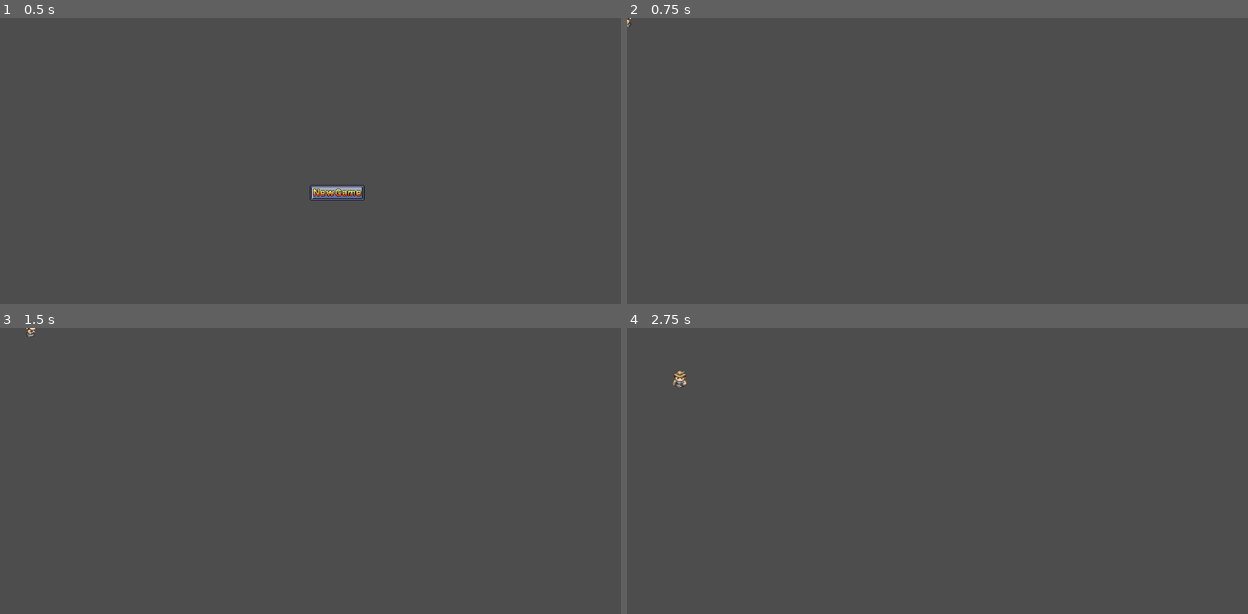
Above: before the commit, frames 1-4 (two rows, left to right).
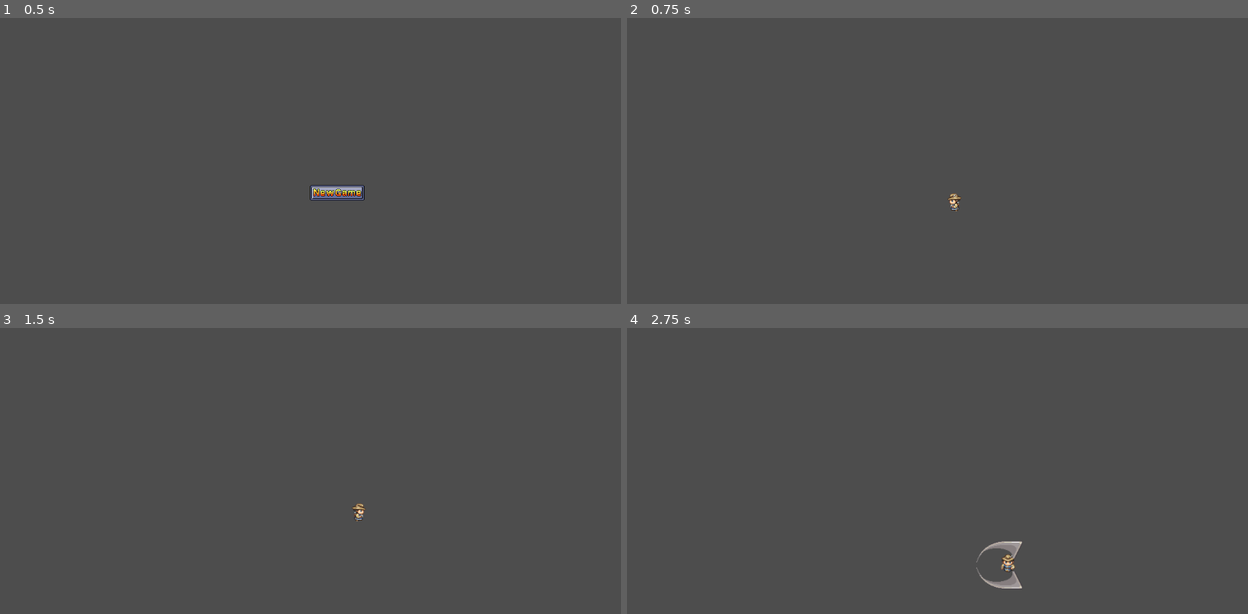
Above: after the commit, the same moments.

Repository: progstuff/firstGameProj
Game: Godot game, scene res://main.tscn
Same seed, same stepped clock (60 frames per second), same inputs: the game is played once before the commit and once after it.
Inputs (mouse positions are in pixels of both pictures, inside the frame that each line leads up to):
- Up to frame 1 (0.5 s): no input
- Up to frame 2 (0.75 s): click (962, 192) at 0.5 s
- Up to frame 3 (1.5 s): tap Enter at 1.25 s; hold D (right) from 1.28 s (still down); tap Space (shift) at 1.35 s
- Up to frame 4 (2.75 s): release D (right) at 2.03 s; hold S (down) from 2.03 s (still down); tap Space (shift) at 2.1 s

Frame 1 is identical in both runs. In frame 2, 0.1% of the frame differs, in the area x 0-54%, y 0-68%; in frame 3, 0.1%; in frame 4, 0.5%, in the area x 7-64%, y 14-92%.

Commit message:
Добавил атаку (без взаимодействия с врагами)

Diff:
--- a/Enemy/EnemyScene.tscn
+++ b/Enemy/EnemyScene.tscn
@@ -20,6 +20,9 @@
 "update": 1,
 "values": [1]
 }
+
+[sub_resource type="Animation" id="Animation_eqdgw"]
+resource_name = "death"
 
 [sub_resource type="Animation" id="Animation_0fnxw"]
 resource_name = "down"
@@ -165,6 +168,7 @@
 [sub_resource type="AnimationLibrary" id="AnimationLibrary_mhg6k"]
 _data = {
 "RESET": SubResource("Animation_rs1fh"),
+"death": SubResource("Animation_eqdgw"),
 "down": SubResource("Animation_0fnxw"),
 "idleDown": SubResource("Animation_q3fd5"),
 "idleLeft": SubResource("Animation_2wjdc"),
--- a/Enemy/EnemyScript.gd
+++ b/Enemy/EnemyScript.gd
@@ -28,3 +28,7 @@
 		anim_state.travel("Idle")
 
 	move_and_slide()
+
+	for i in get_slide_collision_count():
+		var collision = get_slide_collision(i)
+		print("I collided with ", collision.get_collider().name)
--- a/Player/PlayerScene.tscn
+++ b/Player/PlayerScene.tscn
@@ -2,6 +2,7 @@
 
 [ext_resource type="Texture2D" uid="uid://dmsrlwfma52bm" path="res://Player/PlayerSprites.png" id="1_0bqha"]
 [ext_resource type="Script" path="res://Player/PlayerScript.gd" id="1_qpy6h"]
+[ext_resource type="PackedScene" uid="uid://coe1q8ioluayu" path="res://Weapon/Sword/SwordScene.tscn" id="3_sj6u4"]
 
 [sub_resource type="RectangleShape2D" id="RectangleShape2D_u162p"]
 size = Vector2(19, 16)
@@ -162,12 +163,8 @@
 "values": [9, 10, 11]
 }
 
-[sub_resource type="Animation" id="Animation_ripw1"]
-resource_name = "Dash"
-
 [sub_resource type="AnimationLibrary" id="AnimationLibrary_mhg6k"]
 _data = {
-"Dash": SubResource("Animation_ripw1"),
 "RESET": SubResource("Animation_rs1fh"),
 "down": SubResource("Animation_0fnxw"),
 "idleDown": SubResource("Animation_q3fd5"),
@@ -233,7 +230,7 @@
 
 [sub_resource type="AnimationNodeStateMachine" id="AnimationNodeStateMachine_u341m"]
 states/Idle/node = SubResource("AnimationNodeBlendSpace2D_8sjjl")
-states/Idle/position = Vector2(655, 100)
+states/Idle/position = Vector2(727, 100)
 states/Walk/node = SubResource("AnimationNodeBlendSpace2D_s3i8d")
 states/Walk/position = Vector2(515, 100)
 transitions = ["Start", "Walk", SubResource("AnimationNodeStateMachineTransition_5dk6k"), "Walk", "Idle", SubResource("AnimationNodeStateMachineTransition_uj0rm"), "Idle", "Walk", SubResource("AnimationNodeStateMachineTransition_7n3de")]
@@ -270,4 +267,8 @@
 [node name="Timer" type="Timer" parent="CharacterBody2D"]
 wait_time = 0.1
 
+[node name="SwordScene" parent="CharacterBody2D" instance=ExtResource("3_sj6u4")]
+visible = false
+
 [connection signal="timeout" from="CharacterBody2D/Timer" to="CharacterBody2D" method="_on_timer_timeout"]
+[connection signal="draw" from="CharacterBody2D/SwordScene" to="CharacterBody2D/SwordScene" method="_on_draw"]
--- a/Player/PlayerScript.gd
+++ b/Player/PlayerScript.gd
@@ -13,6 +13,7 @@
 
 func _ready() -> void:
 	motion_mode = MOTION_MODE_FLOATING
+	$SwordScene.visible = true
 
 func _physics_process(delta: float) -> void:
 
--- /dev/null
+++ b/Weapon/Sword/Sword.gd
@@ -0,0 +1,15 @@
+extends Node2D
+var collisionsCnt = 0
+
+func init() -> void:
+	$Area2D/SwordDn.visible = false
+	$Area2D/SwordUp.visible = false
+	$Area2D/SwordUpShape.disabled = true
+	$Area2D/SwordDnShape.disabled = true
+	$Area2D/AttackTimer.start()
+
+func _on_draw() -> void:
+	init()
+
+func _on_attack_timer_timeout() -> void:
+	$Area2D/AnimationSword.play("sword")
--- /dev/null
+++ b/Weapon/Sword/SwordScene.tscn
@@ -0,0 +1,205 @@
+[gd_scene load_steps=8 format=3 uid="uid://coe1q8ioluayu"]
+
+[ext_resource type="Texture2D" uid="uid://hooto88yo71f" path="res://Weapon/Sword/WeaponTest.png" id="1_femuq"]
+[ext_resource type="Script" path="res://Weapon/Sword/Sword.gd" id="1_lsqwb"]
+
+[sub_resource type="RectangleShape2D" id="RectangleShape2D_q3sbo"]
+size = Vector2(106, 30.25)
+
+[sub_resource type="RectangleShape2D" id="RectangleShape2D_wm5bn"]
+size = Vector2(107, 27)
+
+[sub_resource type="Animation" id="Animation_2ywvl"]
+length = 0.3
+step = 0.1
+tracks/0/type = "value"
+tracks/0/imported = false
+tracks/0/enabled = true
+tracks/0/path = NodePath("SwordUpShape:disabled")
+tracks/0/interp = 1
+tracks/0/loop_wrap = true
+tracks/0/keys = {
+"times": PackedFloat32Array(0, 0.3),
+"transitions": PackedFloat32Array(1, 1),
+"update": 1,
+"values": [false, true]
+}
+tracks/1/type = "value"
+tracks/1/imported = false
+tracks/1/enabled = true
+tracks/1/path = NodePath("SwordDnShape:disabled")
+tracks/1/interp = 1
+tracks/1/loop_wrap = true
+tracks/1/keys = {
+"times": PackedFloat32Array(0, 0.3),
+"transitions": PackedFloat32Array(1, 1),
+"update": 1,
+"values": [false, true]
+}
+tracks/2/type = "value"
+tracks/2/imported = false
+tracks/2/enabled = true
+tracks/2/path = NodePath("SwordUp:visible")
+tracks/2/interp = 1
+tracks/2/loop_wrap = true
+tracks/2/keys = {
+"times": PackedFloat32Array(0, 0.3),
+"transitions": PackedFloat32Array(1, 1),
+"update": 1,
+"values": [true, false]
+}
+tracks/3/type = "value"
+tracks/3/imported = false
+tracks/3/enabled = true
+tracks/3/path = NodePath("SwordDn:visible")
+tracks/3/interp = 1
+tracks/3/loop_wrap = true
+tracks/3/keys = {
+"times": PackedFloat32Array(0, 0.3),
+"transitions": PackedFloat32Array(1, 1),
+"update": 1,
+"values": [true, false]
+}
+tracks/4/type = "value"
+tracks/4/imported = false
+tracks/4/enabled = true
+tracks/4/path = NodePath("SwordUp:frame_coords")
+tracks/4/interp = 1
+tracks/4/loop_wrap = true
+tracks/4/keys = {
+"times": PackedFloat32Array(0, 0.1, 0.2),
+"transitions": PackedFloat32Array(1, 1, 1),
+"update": 1,
+"values": [Vector2i(3, 0), Vector2i(4, 0), Vector2i(5, 0)]
+}
+tracks/5/type = "value"
+tracks/5/imported = false
+tracks/5/enabled = true
+tracks/5/path = NodePath("SwordDn:frame")
+tracks/5/interp = 1
+tracks/5/loop_wrap = true
+tracks/5/keys = {
+"times": PackedFloat32Array(0, 0.1, 0.2),
+"transitions": PackedFloat32Array(1, 1, 1),
+"update": 1,
+"values": [15, 16, 17]
+}
+
+[sub_resource type="Animation" id="Animation_acyd5"]
+resource_name = "sword"
+length = 0.3
+tracks/0/type = "value"
+tracks/0/imported = false
+tracks/0/enabled = true
+tracks/0/path = NodePath("SwordUp:frame")
+tracks/0/interp = 1
+tracks/0/loop_wrap = true
+tracks/0/keys = {
+"times": PackedFloat32Array(0, 0.1, 0.2),
+"transitions": PackedFloat32Array(1, 1, 1),
+"update": 1,
+"values": [3, 4, 5]
+}
+tracks/1/type = "value"
+tracks/1/imported = false
+tracks/1/enabled = true
+tracks/1/path = NodePath("SwordDn:frame")
+tracks/1/interp = 1
+tracks/1/loop_wrap = true
+tracks/1/keys = {
+"times": PackedFloat32Array(0, 0.1, 0.2),
+"transitions": PackedFloat32Array(1, 1, 1),
+"update": 1,
+"values": [15, 16, 17]
+}
+tracks/2/type = "value"
+tracks/2/imported = false
+tracks/2/enabled = true
+tracks/2/path = NodePath("SwordUpShape:disabled")
+tracks/2/interp = 1
+tracks/2/loop_wrap = true
+tracks/2/keys = {
+"times": PackedFloat32Array(0, 0.3),
+"transitions": PackedFloat32Array(1, 1),
+"update": 1,
+"values": [false, true]
+}
+tracks/3/type = "value"
+tracks/3/imported = false
+tracks/3/enabled = true
+tracks/3/path = NodePath("SwordDnShape:disabled")
+tracks/3/interp = 1
+tracks/3/loop_wrap = true
+tracks/3/keys = {
+"times": PackedFloat32Array(0, 0.3),
+"transitions": PackedFloat32Array(1, 1),
+"update": 1,
+"values": [false, true]
+}
+tracks/4/type = "value"
+tracks/4/imported = false
+tracks/4/enabled = true
+tracks/4/path = NodePath("SwordUp:visible")
+tracks/4/interp = 1
+tracks/4/loop_wrap = true
+tracks/4/keys = {
+"times": PackedFloat32Array(0, 0.3),
+"transitions": PackedFloat32Array(1, 1),
+"update": 1,
+"values": [true, false]
+}
+tracks/5/type = "value"
+tracks/5/imported = false
+tracks/5/enabled = true
+tracks/5/path = NodePath("SwordDn:visible")
+tracks/5/interp = 1
+tracks/5/loop_wrap = true
+tracks/5/keys = {
+"times": PackedFloat32Array(0, 0.3),
+"transitions": PackedFloat32Array(1, 1),
+"update": 1,
+"values": [true, false]
+}
+
+[sub_resource type="AnimationLibrary" id="AnimationLibrary_ploog"]
+_data = {
+"RESET": SubResource("Animation_2ywvl"),
+"sword": SubResource("Animation_acyd5")
+}
+
+[node name="SwordScene" type="Node2D"]
+script = ExtResource("1_lsqwb")
+
+[node name="Area2D" type="Area2D" parent="."]
+
+[node name="SwordUpShape" type="CollisionShape2D" parent="Area2D"]
+position = Vector2(0, -34.875)
+shape = SubResource("RectangleShape2D_q3sbo")
+
+[node name="SwordDnShape" type="CollisionShape2D" parent="Area2D"]
+position = Vector2(0.5, 37)
+shape = SubResource("RectangleShape2D_wm5bn")
+
+[node name="SwordUp" type="Sprite2D" parent="Area2D"]
+position = Vector2(-13, -3)
+texture = ExtResource("1_femuq")
+hframes = 6
+vframes = 4
+frame = 3
+
+[node name="SwordDn" type="Sprite2D" parent="Area2D"]
+position = Vector2(-13, -3)
+texture = ExtResource("1_femuq")
+hframes = 6
+vframes = 4
+frame = 15
+
+[node name="AttackTimer" type="Timer" parent="Area2D"]
+wait_time = 2.0
+
+[node name="AnimationSword" type="AnimationPlayer" parent="Area2D"]
+libraries = {
+"": SubResource("AnimationLibrary_ploog")
+}
+
+[connection signal="timeout" from="Area2D/AttackTimer" to="." method="_on_attack_timer_timeout"]
--- a/main.gd
+++ b/main.gd
@@ -23,7 +23,10 @@
 		enemyCharacter.position = enemyCharacter.position + direction*delta*40
 
 func _on_main_menu_start_game() -> void:
+	var screen_size = get_viewport().get_visible_rect().size
+	var startPlayerPosition = screen_size/2
 	$PlayerScene.visible = true
+	$PlayerScene.get_node("CharacterBody2D").position = startPlayerPosition
 
 func _on_mob_spawn_timer_timeout() -> void:
 
Not shown: 1 places in Enemy/EnemyScene.tscn that only renumber resources
Binary file added: Weapon/Sword/WeaponTest.png
Not shown, added: Weapon/Sword/WeaponTest.png.import
